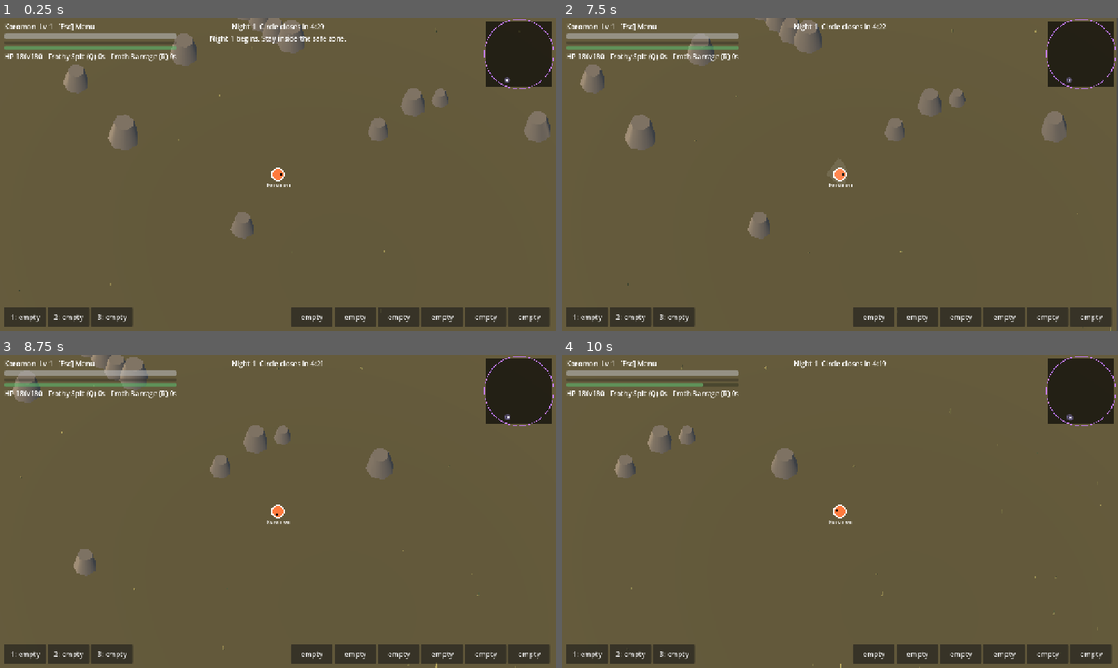
Above: before the commit, frames 1-4 (two rows, left to right).
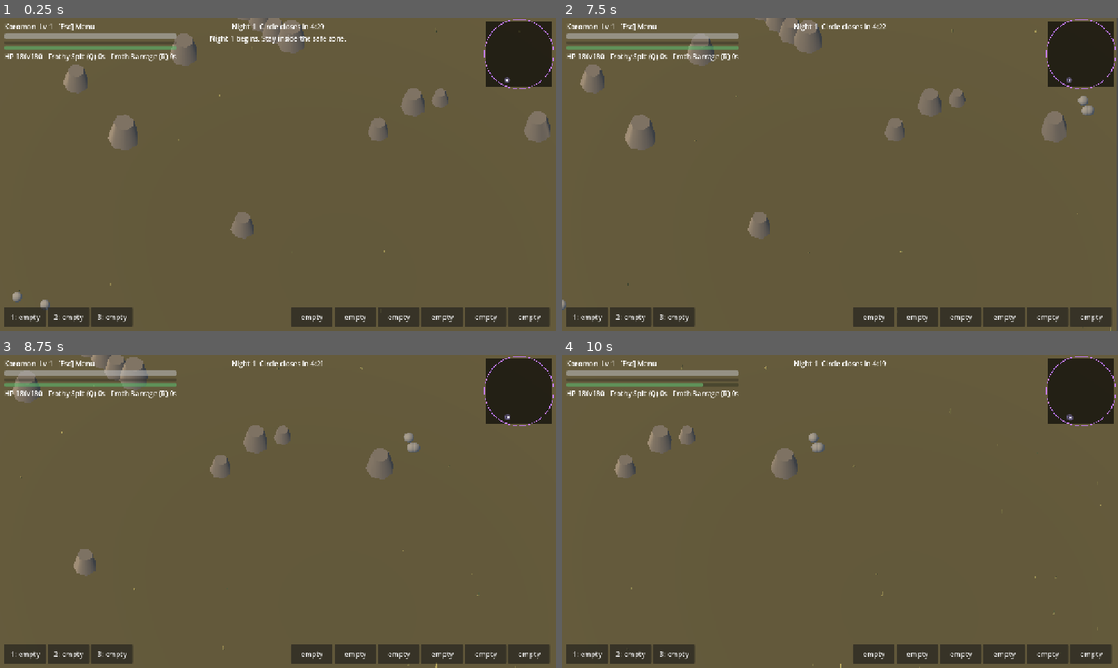
Above: after the commit, the same moments.

Repository: balaxguns/Digirogue-Coop
Game: Godot game, scene res://bugfixes-menu-down-update/scenes/run.tscn
The game is run twice, just before and just after one commit, with the same random seed, the same clock (stepped at 60 frames per second) and the same inputs. This scene is started directly instead of the project's main scene.
Inputs (mouse positions are in pixels of both pictures, inside the frame that each line leads up to):
- Up to frame 1 (0.25 s): no input
- Up to frame 2 (7.5 s): click "1: empty" at 0.5 s; click "2: empty" at 1.25 s; click "3: empty" at 2 s; click "empty" at 2.75 s; click "empty" at 3.5 s; click "empty" at 4.25 s; click "empty" at 5 s; click "empty" at 5.75 s; click "empty" at 6.5 s; tap Enter at 7.25 s; move the mouse to (962, 158) at 7.27 s; press the mouse at (962, 158) at 7.28 s; hold D (move_right) from 7.28 s (still down)
- Up to frame 3 (8.75 s): release D (move_right) at 8 s; release the mouse at (400, 495) at 8 s; drag from (166, 527) to (250, 574) at 8.02 s
- Up to frame 4 (10 s): tap Space (dodge) at 8.75, 8.85 s; move the mouse to (895, 442) at 8.77 s; hold D (move_right) 8.78-9.5 s; drag from (812, 574) to (673, 464) at 9.52 s

The runs differ from the first frame. In frame 1, 0.2% of the frame differs, in the area x 2-53%, y 47-94%; in frame 2, 0.2%, in the area x 0-96%, y 24-94%; in frame 3, 0.2%; in frame 4, 0.2%.

Commit message:
Move expedition player enemies boss and projectiles into single 3D terrain world

Diff:
--- a/scripts/run.gd
+++ b/scripts/run.gd
@@ -43,6 +43,11 @@
 var terrain_camera: Camera3D
 var terrain_root: Node3D
 var terrain_props: Node3D
+var terrain_actors: Node3D
+var actor_player: MeshInstance3D
+var actor_boss: MeshInstance3D
+var actor_mobs: MultiMeshInstance3D
+var actor_shots: MultiMeshInstance3D
 const TERRAIN_SCALE := 2400.0 / WORLD
 
 func _ready() -> void:
@@ -74,6 +79,9 @@
 	terrain_view.add_child(terrain)
 	terrain_props = Node3D.new()
 	terrain_root.add_child(terrain_props)
+	terrain_actors = Node3D.new()
+	terrain_root.add_child(terrain_actors)
+	_build_3d_actors()
 	terrain_camera = terrain.get("camera") as Camera3D
 	if terrain_camera == null:
 		push_error("3D terrain camera was not created.")
@@ -87,6 +95,77 @@
 	for child: Node in terrain.get_children():
 		if child is CanvasLayer:
 			child.hide()
+
+func _world3(p: Vector2, height: float = 0.0) -> Vector3:
+	return Vector3((p.x - WORLD * 0.5) * TERRAIN_SCALE, height, (p.y - WORLD * 0.5) * TERRAIN_SCALE)
+
+func _actor_material(color: Color) -> StandardMaterial3D:
+	var mat := StandardMaterial3D.new()
+	mat.albedo_color = color
+	mat.roughness = 0.72
+	return mat
+
+func _build_3d_actors() -> void:
+	var body_mesh := SphereMesh.new()
+	body_mesh.radius = 1.0
+	body_mesh.height = 2.0
+	body_mesh.radial_segments = 12
+	body_mesh.rings = 6
+	actor_player = MeshInstance3D.new()
+	actor_player.mesh = body_mesh
+	actor_player.material_override = _actor_material(Color("#66dfff"))
+	terrain_actors.add_child(actor_player)
+	actor_boss = MeshInstance3D.new()
+	actor_boss.mesh = body_mesh
+	actor_boss.material_override = _actor_material(Color("#ff685f"))
+	terrain_actors.add_child(actor_boss)
+	actor_mobs = MultiMeshInstance3D.new()
+	var mob_mesh := MultiMesh.new()
+	mob_mesh.transform_format = MultiMesh.TRANSFORM_3D
+	mob_mesh.mesh = body_mesh
+	mob_mesh.use_colors = true
+	mob_mesh.instance_count = 0
+	actor_mobs.multimesh = mob_mesh
+	terrain_actors.add_child(actor_mobs)
+	actor_shots = MultiMeshInstance3D.new()
+	var shot_mesh := MultiMesh.new()
+	shot_mesh.transform_format = MultiMesh.TRANSFORM_3D
+	shot_mesh.mesh = body_mesh
+	shot_mesh.instance_count = 0
+	actor_shots.multimesh = shot_mesh
+	actor_shots.material_override = _actor_material(Color("#ffdc72"))
+	terrain_actors.add_child(actor_shots)
+
+func _sync_3d_actors() -> void:
+	if terrain_actors == null:
+		return
+	var active: bool = R.mode == "night"
+	terrain_actors.visible = active
+	if not active:
+		return
+	var player_radius: float = (P.r + P.stage * 3.0) * TERRAIN_SCALE
+	actor_player.scale = Vector3.ONE * player_radius
+	actor_player.position = _world3(P.pos, player_radius)
+	actor_player.visible = not P.downed
+	actor_boss.visible = boss != null
+	if boss != null:
+		var boss_radius: float = float(boss.r) * TERRAIN_SCALE
+		actor_boss.scale = Vector3.ONE * boss_radius
+		actor_boss.position = _world3(boss.pos, boss_radius)
+	var mm: MultiMesh = actor_mobs.multimesh
+	mm.instance_count = mobs.size()
+	for i in mobs.size():
+		var enemy: Dictionary = mobs[i]
+		var radius: float = float(enemy.r) * TERRAIN_SCALE
+		var pos: Vector3 = _world3(enemy.pos, radius)
+		mm.set_instance_transform(i, Transform3D(Basis().scaled(Vector3.ONE * radius), pos))
+		mm.set_instance_color(i, Color("#e6a968") if enemy.get("el", false) else Color("#b48de3"))
+	var sm: MultiMesh = actor_shots.multimesh
+	sm.instance_count = shots.size()
+	for i in shots.size():
+		var shot: Dictionary = shots[i]
+		var radius: float = float(shot.r) * TERRAIN_SCALE
+		sm.set_instance_transform(i, Transform3D(Basis().scaled(Vector3.ONE * radius), _world3(shot.pos, radius)))
 
 func _rebuild_terrain_props() -> void:
 	if terrain_props == null:
@@ -872,6 +951,7 @@
 	if R.over: return
 	update(dt)
 	_sync_terrain()
+	_sync_3d_actors()
 	queue_redraw()
 	hud.refresh()
 
@@ -1214,7 +1294,10 @@
 			draw_texture_rect(terrain_view.get_texture(), Rect2(screen_center - vp * 0.5, vp), false)
 		draw_arc(R.fc, 440.0, 0.0, TAU, 48, Color(0.7, 0.42, 1.0, 0.35), 3.0)
 		draw_arc(R.fc, 330.0, 0.0, TAU, 48, Color(0.7, 0.42, 1.0, 0.35), 3.0)
-		# Old randomly assigned 2D biome labels are hidden until biome data is aligned.
+		# Characters, enemies, projectiles, camps, and obstacles now share
+		# one 3D coordinate system. No duplicate 2D world entities.
+		draw_arc(R.cpos, R.cr, 0.0, TAU, 128, Color("#c77dff"), 3.0)
+		return
 	else:
 		draw_rect(B, Color("#14101f"))
 	draw_rect(B, Color("#8a7cc0"), false, 3.0)
